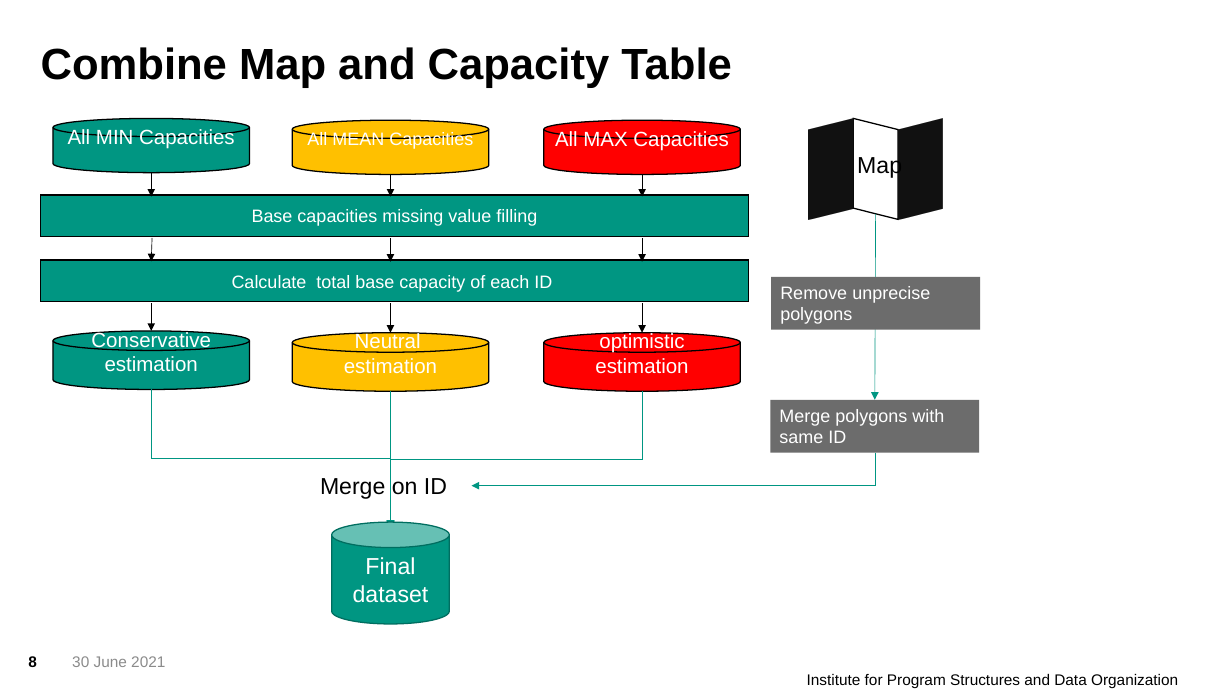
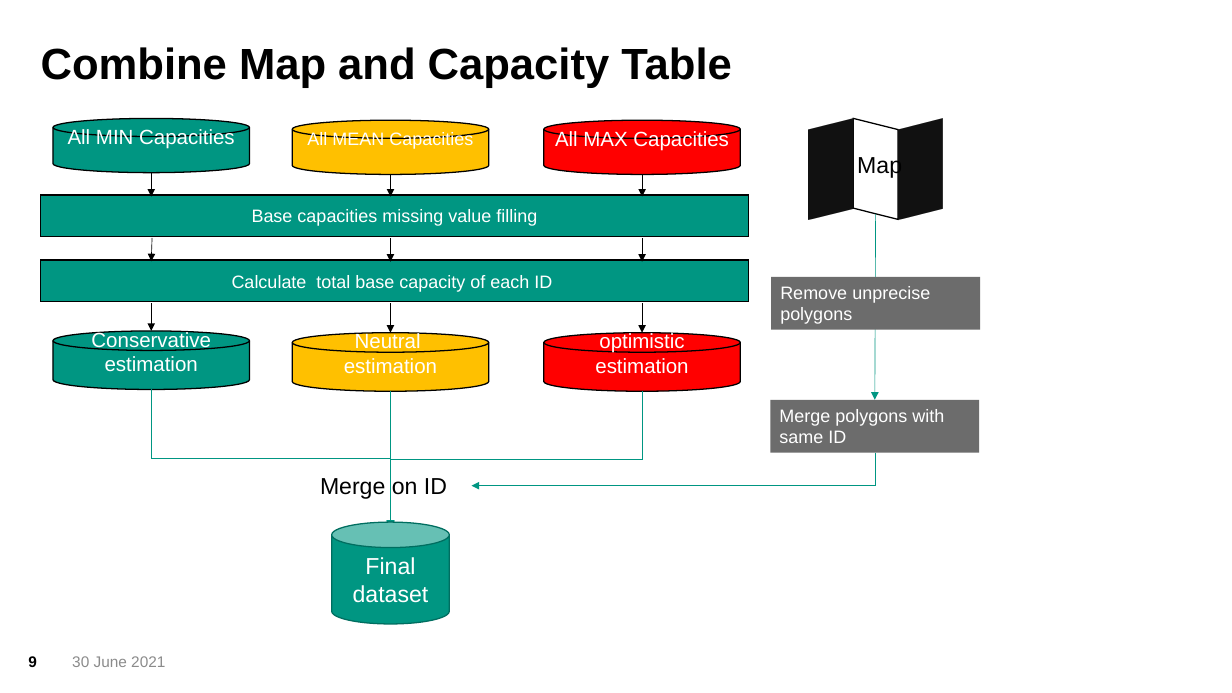
Before and after one commit to ericzhou571/Co2Storage, a slide deck: slide 9 of CO2Storage.pptx (slide 8 before the commit). Drawn at 1232x693 pixels with LibreOffice and Linux fonts; fonts in the diff are those of the drawing; background and template pictures are left out. Boxes give left, top, right and bottom in pixels: in the first picture for what was removed or moved away, otherwise in the second. Text is boxed around its words. In the diff, an @@ line names an element or a change of style, - is before the commit and + after.

```diff
--- a/CO2Storage.pptx
+++ b/CO2Storage.pptx
@@ text removed at (807, 674, 1178, 688) @@
-Institute for Program Structures and Data Organization
```
Also in this commit, not shown: 6 other slides changed, 2 slides added, 1 slide removed, 17 other files.
